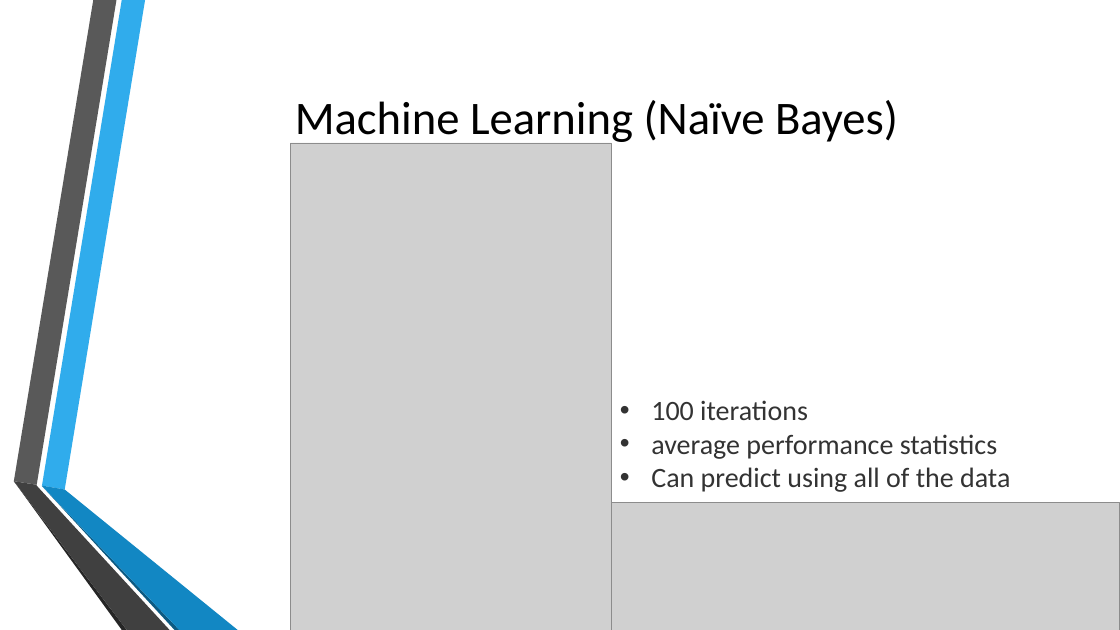
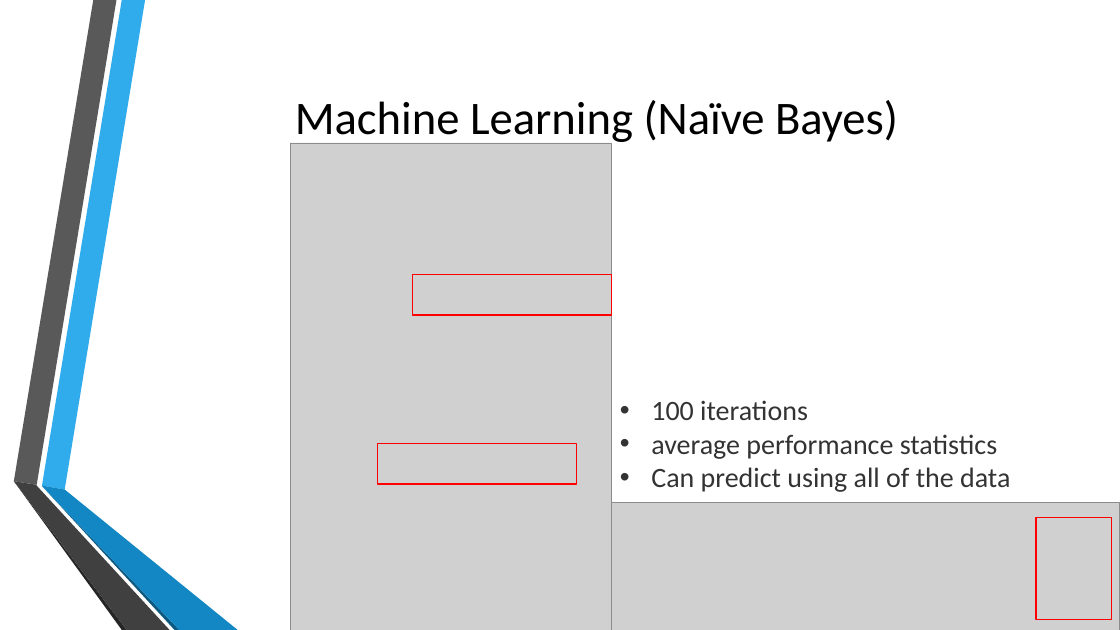
Before and after one commit to DustinBracy/CaseStudy2DDS, a slide deck: slide 12 of EDA.pptx (slide 13 before the commit). Drawn at 1120x630 pixels with LibreOffice and Linux fonts; fonts in the diff are those of the drawing; grey boxes stand for pictures; background and template pictures are left out. Boxes give left, top, right and bottom in pixels: in the first picture for what was removed or moved away, otherwise in the second. Text is boxed around its words. In the diff, an @@ line names an element or a change of style, - is before the commit and + after.

```diff
--- a/EDA.pptx
+++ b/EDA.pptx
@@ rectangle added at [413, 275, 612, 315], outline #FF0000 1.25 pt @@
@@ rectangle added at [378, 444, 577, 484], outline #FF0000 1.25 pt @@
@@ rectangle added at [1036, 518, 1112, 620], outline #FF0000 1.25 pt @@
```
Also in this commit, not shown: 3 other slides changed.
